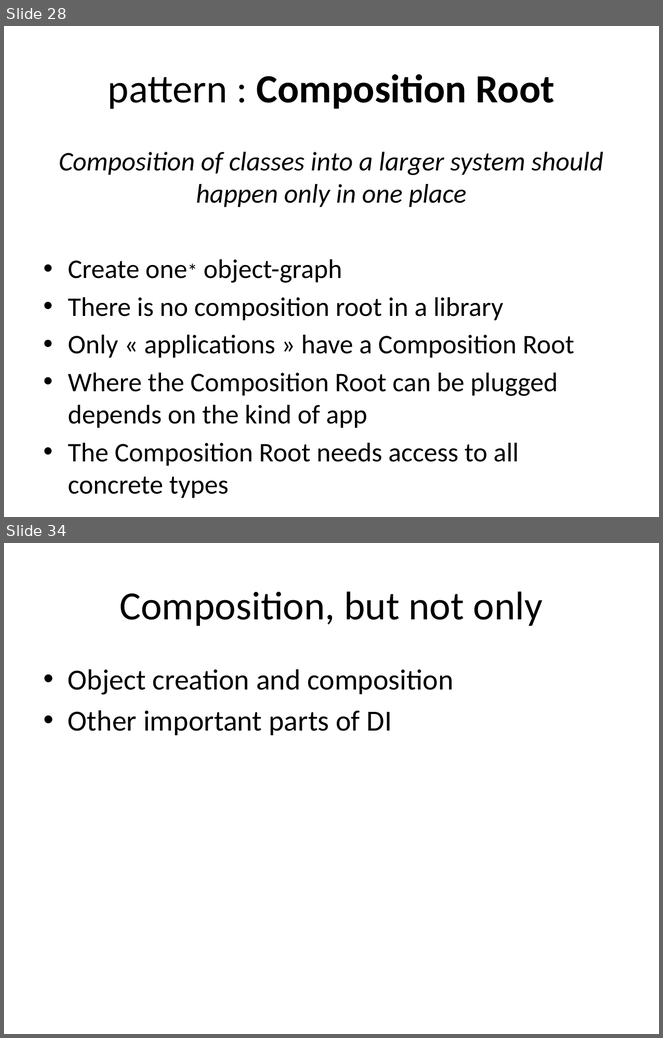
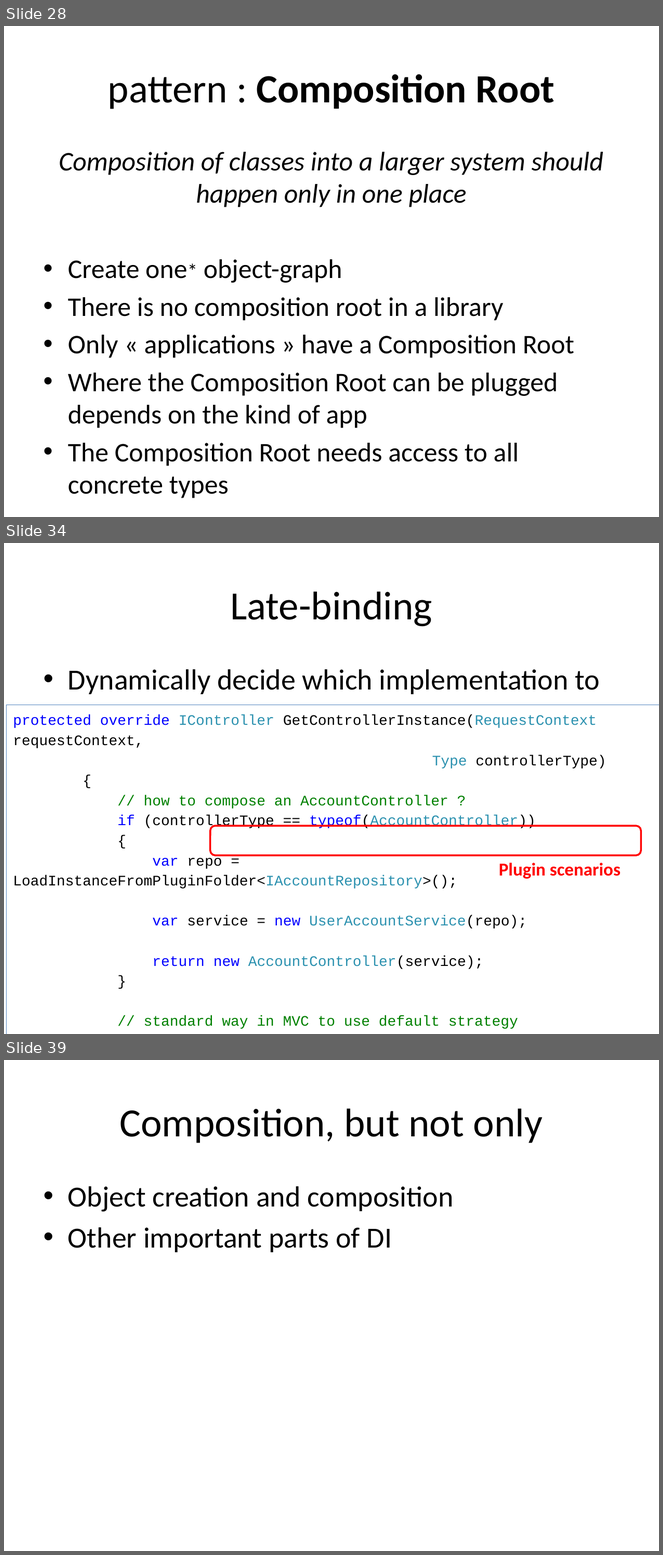
Before and after one commit to tsimbalar/DependencyInjectionTheRightWay, a slide deck: Dependency Injection - the right way.pptx. Shown one above the other, each under a label of ours: slides 28 and 34 before the commit, slides 28, 34 and 39 after it; the slides between them are not shown. The pictures are 663x1038 and 663x1555 pixels, drawn with LibreOffice and Linux fonts; fonts in the diff are those of the drawing. Boxes give left, top, right and bottom in pixels: in the first picture for what was removed or moved away, otherwise in the second. Text is boxed around its words. In the diff, an @@ line names an element or a change of style, - is before the commit and + after.

```diff
--- a/Dependency Injection - the right way.pptx
+++ b/Dependency Injection - the right way.pptx
@@ slide 34 added at box(4, 543, 659, 1034), background #FFFFFF @@
@@ title added at box(230, 591, 432, 627), 44 pt, text #000000 @@
+Late-binding
@@ text added at box(68, 669, 600, 726), 32 pt, text #000000 @@
+• Dynamically decide which implementation to use
@@ rectangle added at box(7, 705, 659, 1034), fill #FFFFFF, outline #4F81BD 0.75 pt, 16 pt, text #000000 @@
+protected override IController GetControllerInstance(RequestContext requestContext,
+Type controllerType)
+{
+// how to compose an AccountController ?
+if (controllerType == typeof(AccountController))
+{
+var repo = LoadInstanceFromPluginFolder<IAccountRepository>();
+var service = new UserAccountService(repo);
+return new AccountController(service);
+}
+// standard way in MVC to use default strategy
+return base.GetControllerInstance(requestContext, controllerType);
+}
@@ rounded rectangle added at box(210, 826, 642, 856), outline #FF0000 2 pt @@
@@ text added at box(499, 863, 621, 879), 20 pt, text #FF0000, bold @@
+Plugin scenarios
@@ what was slide 34 is now slide 39 @@
```
Also in this commit, not shown: 4 slides changed, 7 other slides added, 1 slide removed.
